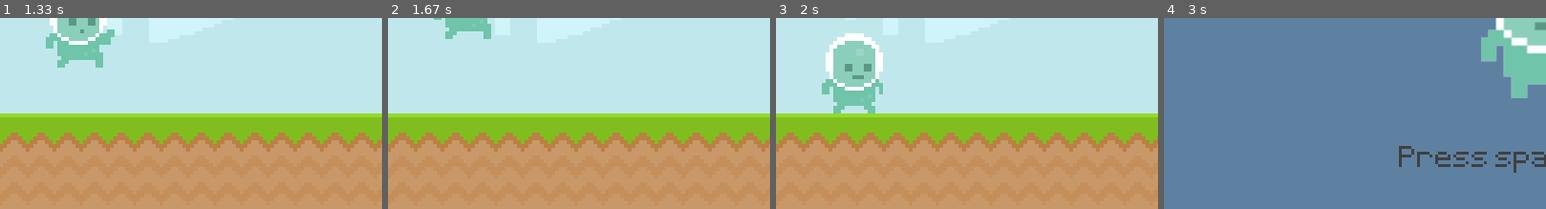
Above: before the commit, frames 1-4 (left to right).
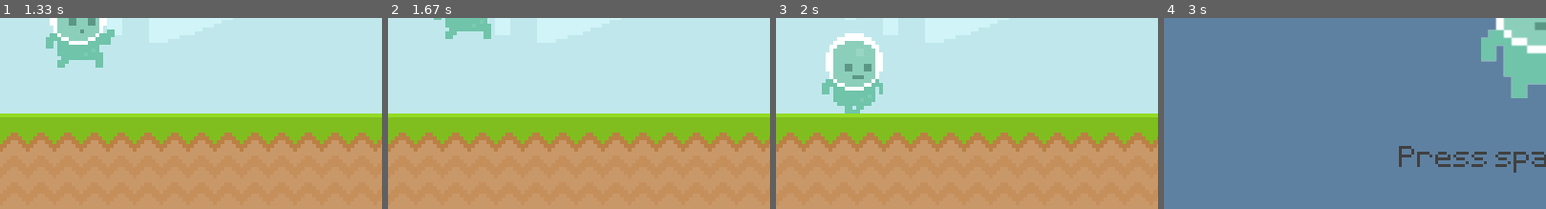
Above: after the commit, the same moments.

Repository: devloos/Python
Game: pygame game, started from projects/runner/index.py
The game is run twice, just before and just after one commit, with the same random seed, the same clock (stepped at 60 frames per second) and the same inputs.
Inputs (mouse positions are % of the whole screen's width and height, from its top left):
- Up to frame 1 (1.33 s): tap Space at 0.33 s; click (10, 64) at 1.22 s
- Up to frame 2 (1.67 s): no input
- Up to frame 3 (2 s): no input
- Up to frame 4 (3 s): tap Space at 2, 2.4, 2.7, 2.87 s
The pictures show only the part of the screen within x 0-50%, y 50-100%; the shares and areas given below are measured in that part.

Frames 1-2 are identical in both runs. In frame 3, 0.4% of the frame differs, in the area x 15-26%, y 46-50%; in frame 4, nothing differs.

Commit message:
player speed

Diff:
--- a/projects/runner/player.py
+++ b/projects/runner/player.py
@@ -48,7 +48,7 @@
         if (self.rect.bottom < 300):
             self.image = self.jump
         else:
-            self.walk_frame_index += 0.1
+            self.walk_frame_index += 0.2
             self.image = self.walk_frames[int(self.walk_frame_index) % 2]
 
     def update(self):
